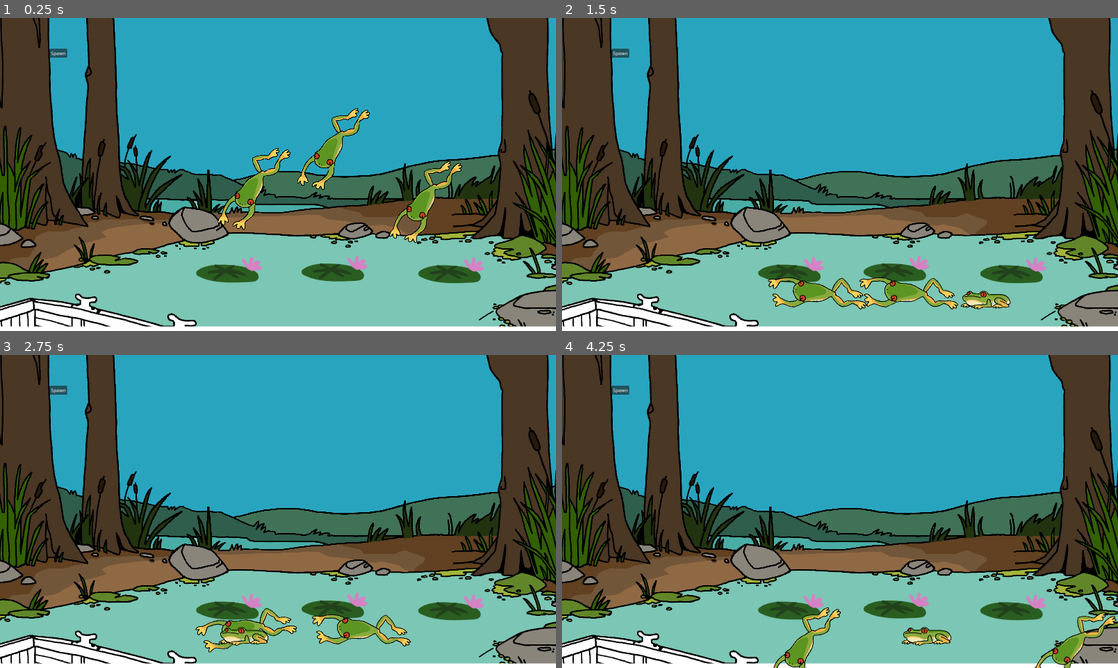
Above: before the commit, frames 1-4 (two rows, left to right).
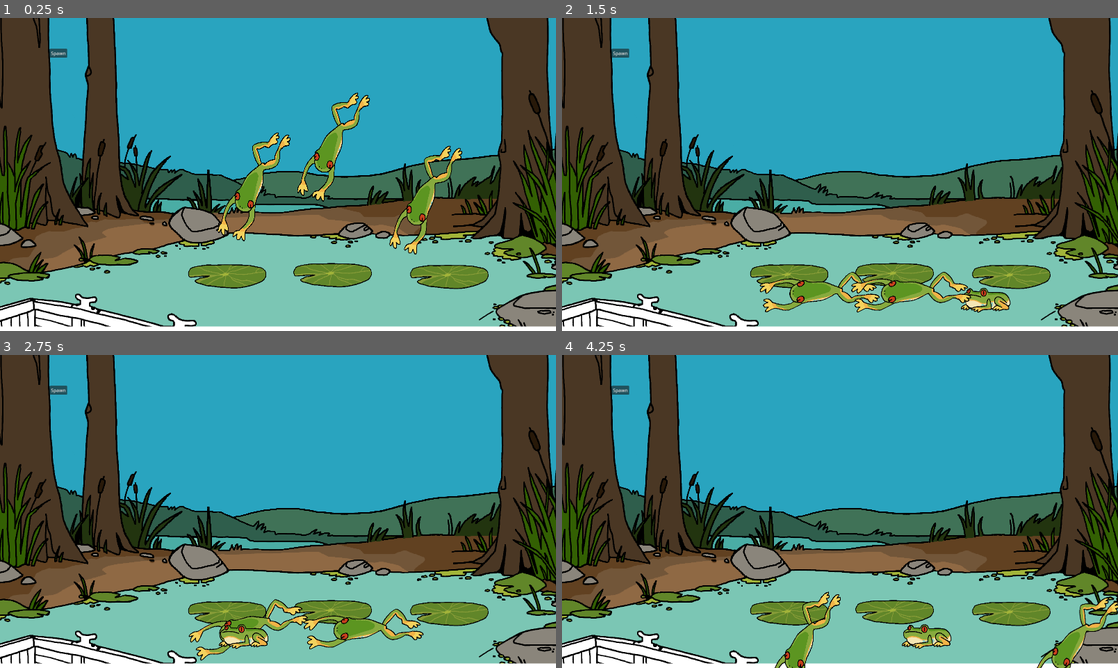
Above: after the commit, the same moments.

Repository: NotTom31/FroggeeToadems
Game: Godot game, scene res://Scenes/Levels/Test/Main-Scene-Tom.tscn
The game is run twice, just before and just after one commit, with the same random seed, the same clock (stepped at 60 frames per second) and the same inputs. This scene is started directly instead of the project's main scene.
Inputs (mouse positions are in pixels of both pictures, inside the frame that each line leads up to):
- Up to frame 1 (0.25 s): no input
- Up to frame 2 (1.5 s): move the mouse to (990, 237) at 0.52 s; hold Right (ui_right) from 0.53 s (still down); click (990, 237) at 0.67 s; tap Up (ui_up) at 0.77 s; move the mouse to (984, 299) at 1.27 s; click (984, 299) at 1.42 s
- Up to frame 3 (2.75 s): tap Up (ui_up) at 1.52 s; move the mouse to (244, 636) at 2.02 s; release Right (ui_right) at 2.03 s; hold Left (ui_left) from 2.03 s (still down); click (244, 636) at 2.17 s
- Up to frame 4 (4.25 s): move the mouse to (806, 636) at 2.77 s; release Left (ui_left) at 2.78 s; hold Right (ui_right) from 2.78 s (still down); click (806, 636) at 2.92 s; tap Up (ui_up) at 3.02, 3.77 s; move the mouse to (923, 636) at 3.52 s; click (923, 636) at 3.67 s

The runs differ from the first frame. In frame 1, 6.0% of the frame differs, in the area x 33-88%, y 23-87%; in frame 2, 4.9%; in frame 3, 4.9%; in frame 4, 4.6%.

Commit message:
changed frog sizes

Diff:
--- a/Scenes/Frogs/basic_frog.tscn
+++ b/Scenes/Frogs/basic_frog.tscn
@@ -93,7 +93,7 @@
 [node name="AnimatedSprite2D" type="AnimatedSprite2D" parent="."]
 z_index = 1
 position = Vector2(3, -2)
-scale = Vector2(0.15, 0.15)
+scale = Vector2(0.15, 0.2)
 sprite_frames = SubResource("SpriteFrames_uccbn")
 animation = &"blink"
 offset = Vector2(0, -150)
--- a/Scenes/lillypad.tscn
+++ b/Scenes/lillypad.tscn
@@ -1,23 +1,21 @@
 [gd_scene load_steps=4 format=3 uid="uid://mv06512gy8op"]
 
-[ext_resource type="Texture2D" uid="uid://df5i4xwicrvb8" path="res://Assets/Art/Temp/Placeholder_Sprites.png" id="1_uq10w"]
-[ext_resource type="PackedScene" path="res://Scenes/Frogs/frog_slot.tscn" id="2_iavth"]
+[ext_resource type="Texture2D" uid="uid://b0lbm18smdd56" path="res://Assets/Art/Frogs/Lilypads/lily_01.png" id="1_thmhw"]
+[ext_resource type="PackedScene" uid="uid://cllbpv27v30g8" path="res://Scenes/Frogs/frog_slot.tscn" id="2_iavth"]
 
 [sub_resource type="RectangleShape2D" id="RectangleShape2D_r5ecp"]
-size = Vector2(224, 56)
+size = Vector2(262, 70)
 
 [node name="Lillypad" type="Area2D"]
 
 [node name="Sprite2D" type="Sprite2D" parent="."]
-position = Vector2(8, -55)
-texture = ExtResource("1_uq10w")
-region_enabled = true
-region_rect = Rect2(0, 512, 256, 256)
+scale = Vector2(0.141, 0.2)
+texture = ExtResource("1_thmhw")
+region_rect = Rect2(0, 256, 0, 256)
 
 [node name="CollisionShape2D" type="CollisionShape2D" parent="."]
-position = Vector2(1, 11)
+position = Vector2(2, 18)
 shape = SubResource("RectangleShape2D_r5ecp")
 
 [node name="FrogSlot" parent="." instance=ExtResource("2_iavth")]
-position = Vector2(0, -9)
 on_lillypad = true
Not shown: 1 places in Scenes/Frogs/basic_frog.tscn that only renumber resources
Not shown: 1 places in Scenes/Levels/Test/Main-Scene-Tom.tscn that only renumber resources
Not shown: 1 places in Scenes/Levels/Test/evan-gameplay-test.tscn that only renumber resources
